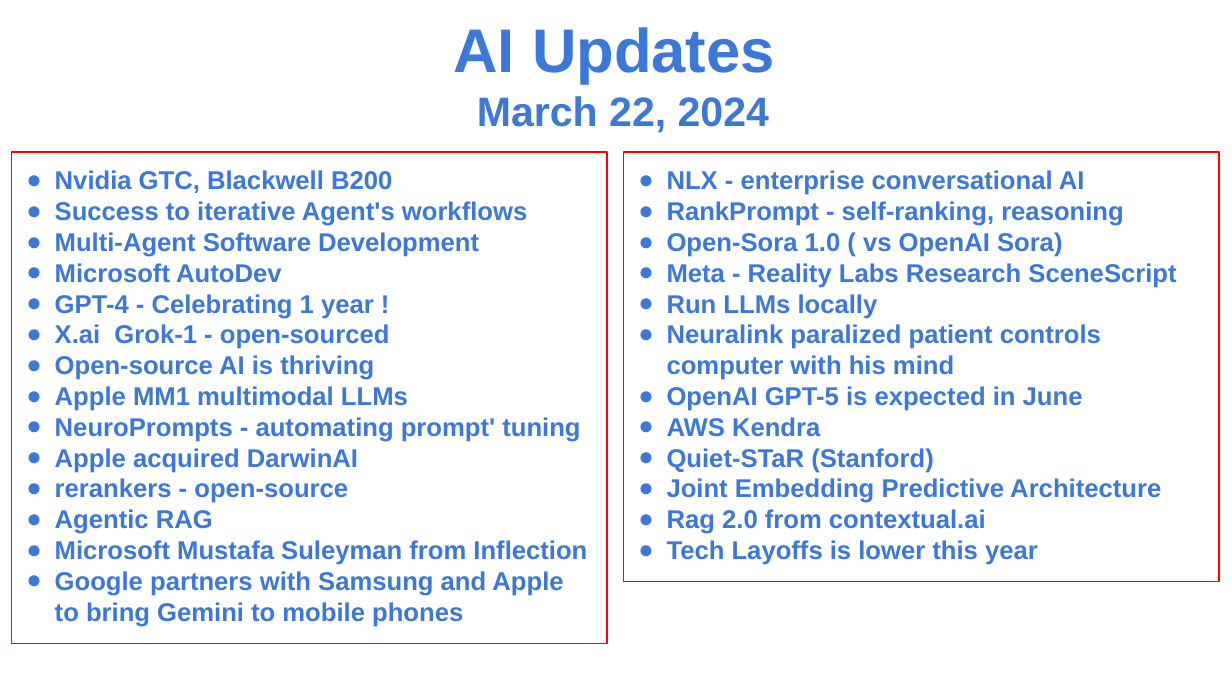
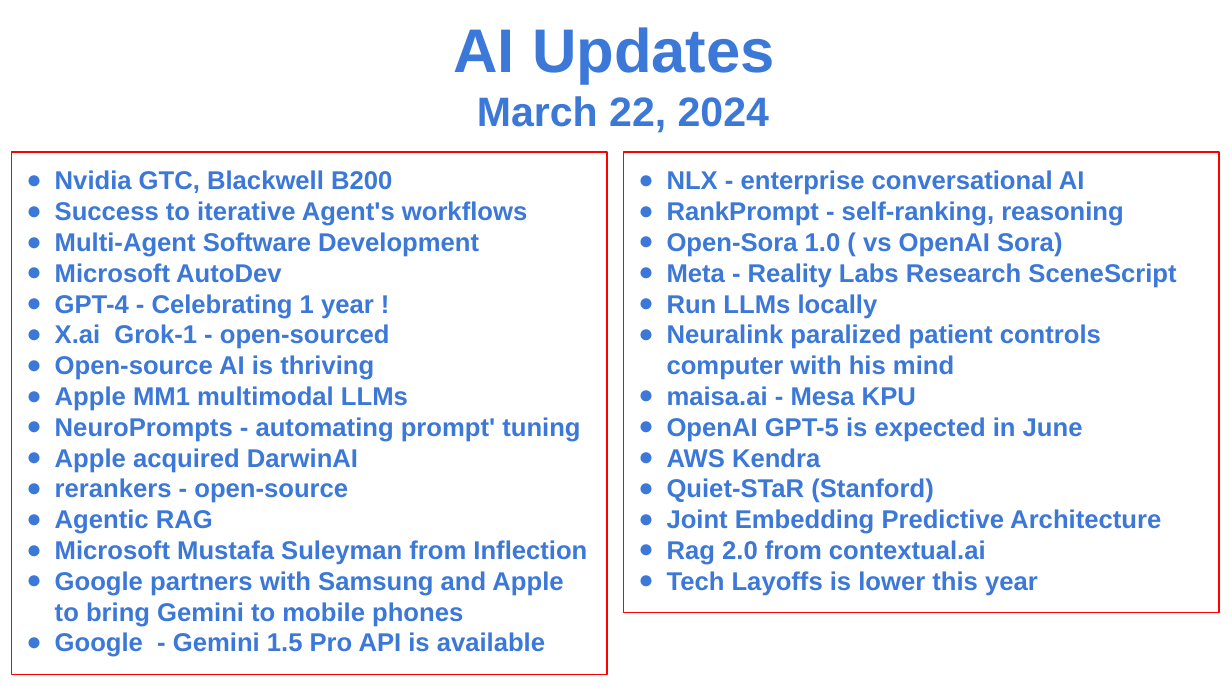
Before and after one commit to lselector/seminar, a slide deck: slide 1 of 2024/2024-03-22-AI-Updates.pptx. Drawn at 1232x693 pixels with LibreOffice and Linux fonts; fonts in the diff are those of the drawing. Boxes give left, top, right and bottom in pixels: in the first picture for what was removed or moved away, otherwise in the second. Text is boxed around its words. In the diff, an @@ line names an element or a change of style, - is before the commit and + after.

```diff
--- a/2024/2024-03-22-AI-Updates.pptx
+++ b/2024/2024-03-22-AI-Updates.pptx
@@ rectangle "Nvidia GTC, Blackwell B200": place and size @@
-rectangle "Nvidia GTC, Blackwell B200" at <box>11,152,606,643</box>
+rectangle "Nvidia GTC, Blackwell B200" at <box>11,152,606,674</box>
@@ rectangle "NLX - enterprise conversational AI": place and size @@
-rectangle "NLX - enterprise conversational AI" at <box>623,152,1218,580</box>
+rectangle "NLX - enterprise conversational AI" at <box>623,152,1218,612</box>
@@ text in rectangle at <box>667,386,916,406</box>: paragraph added @@
+● maisa.ai - Mesa KPU
@@ text in rectangle at <box>55,632,545,657</box>: paragraph added @@
+● Google - Gemini 1.5 Pro API is available
```
Also in this commit, not shown: 2 other slides changed.
